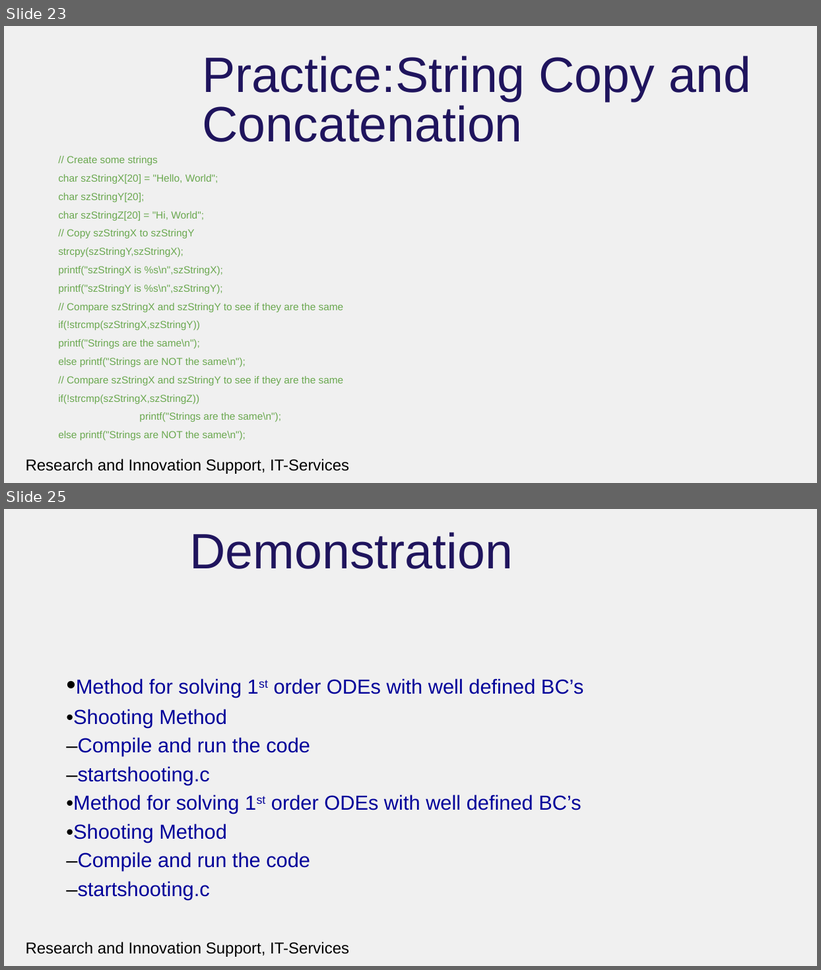
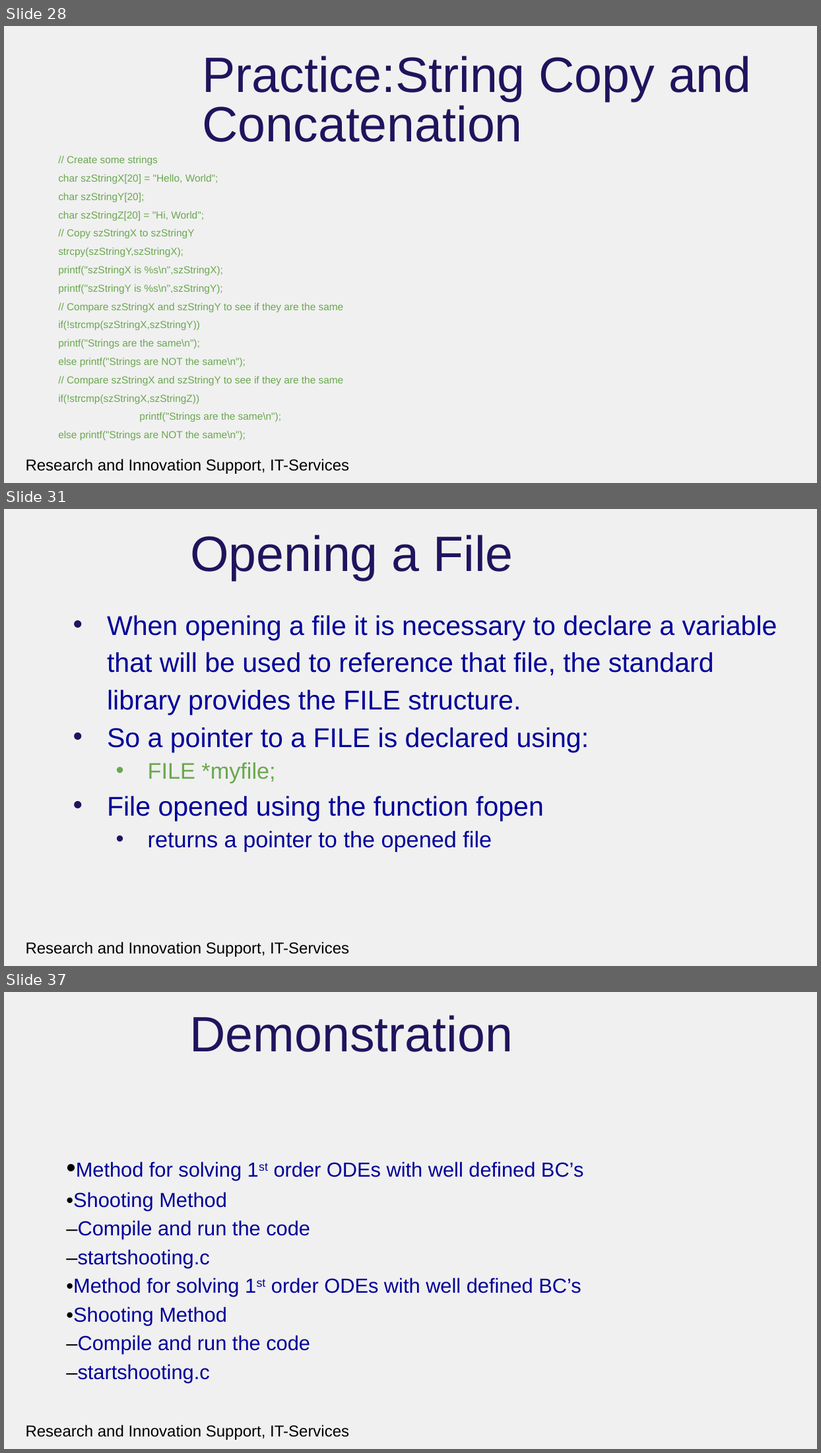
Before and after one commit to rcgsheffield/introc, a slide deck: archive/presentations/FurtherDataTypesandFileProcessing.pptx. Shown one above the other, each under a label of ours: slides 23 and 25 before the commit, slides 28, 31 and 37 after it; the slides between them are not shown. The pictures are 821x970 and 821x1453 pixels, drawn with LibreOffice and Linux fonts; fonts in the diff are those of the drawing; background and template pictures are left out. Boxes give left, top, right and bottom in pixels: in the first picture for what was removed or moved away, otherwise in the second. Text is boxed around its words. In the diff, an @@ line names an element or a change of style, - is before the commit and + after.

```diff
--- a/archive/presentations/FurtherDataTypesandFileProcessing.pptx
+++ b/archive/presentations/FurtherDataTypesandFileProcessing.pptx
@@ slide 31 added at box(4, 509, 817, 966), background #F0F0F0; not listed: 1 template element that a slide beside it also shows @@
@@ title added at box(190, 535, 513, 581), 44 pt, text #1F145D @@
+Opening a File
@@ text added at box(107, 615, 778, 852), 24 pt, text #000099 @@
+• When opening a file it is necessary to declare a variable that will be used to reference that file, the standard library provides the FILE structure.
+• So a pointer to a FILE is declared using:
+  • FILE *myfile;
+• File opened using the function fopen
+  • returns a pointer to the opened file
@@ what was slide 23 is now slide 28 @@
@@ what was slide 25 is now slide 37 @@
```
Also in this commit, not shown: 1 slide changed, 18 other slides added, 2 slides removed, 31 other files.
